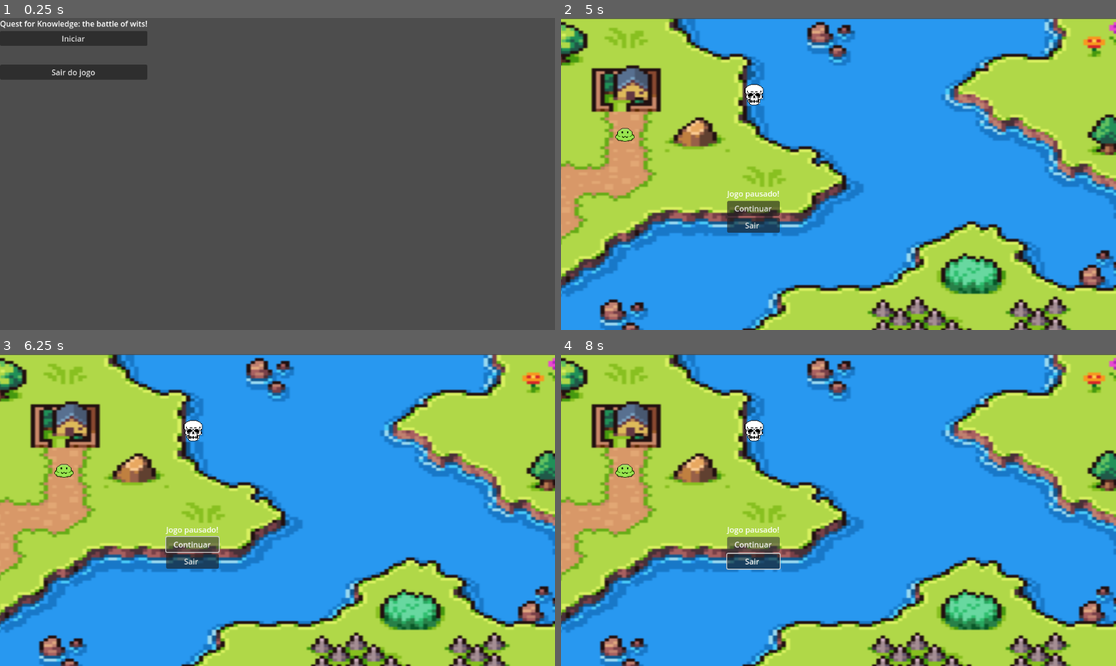
Above: before the commit, frames 1-4 (two rows, left to right).
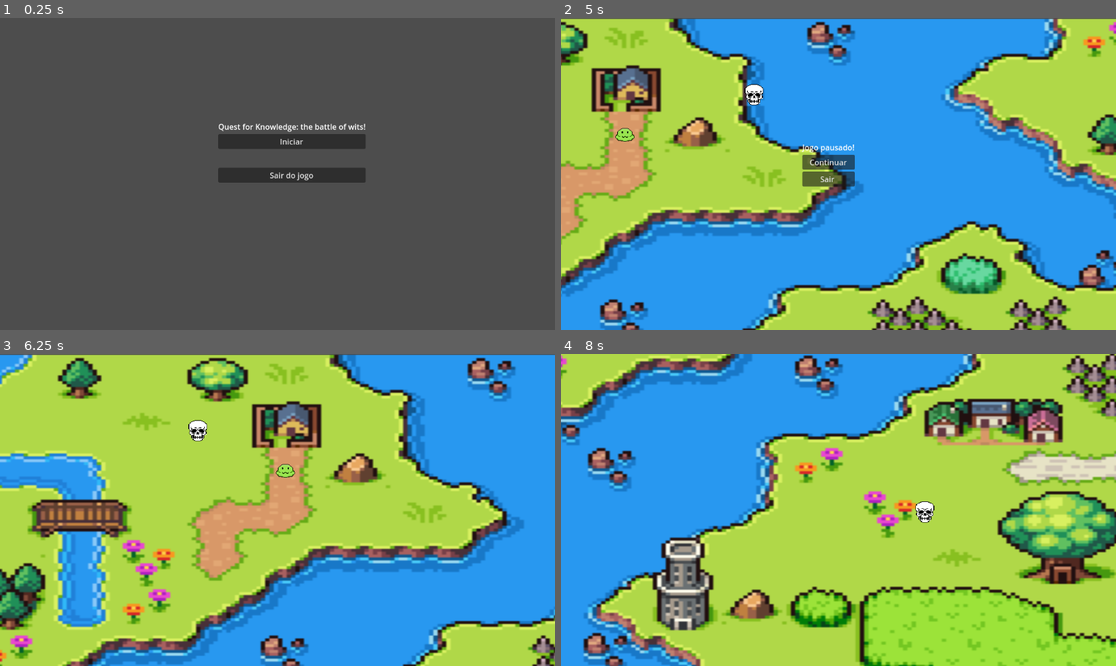
Above: after the commit, the same moments.

Repository: GuilhermeTamanini/QuestForKnowledge
Game: Godot game, scene res://scenes/menu.tscn
Same seed, same stepped clock (60 frames per second), same inputs: the game is played once before the commit and once after it.
Inputs:
- Up to frame 1 (0.25 s): no input
- Up to frame 2 (5 s): click "Iniciar" at 0.5 s; tap Enter at 1.25 s; hold Right (ui_right) 1.28-2.03 s; hold Down (ui_down) 2.03-2.78 s; hold Right (ui_right) 2.78-3.53 s; hold Up (ui_up) 3.53-4.28 s; hold Left (ui_left) from 4.28 s (still down); tap Escape (ui_cancel) at 4.9 s
- Up to frame 3 (6.25 s): release Left (ui_left) at 5 s; click "Continuar" at 5 s; hold Left (ui_left) from 5.78 s (still down)
- Up to frame 4 (8 s): release Left (ui_left) at 6.53 s; hold Down (ui_down) 6.53-7.28 s; hold Right (ui_right) from 7.28 s (still down)

The runs differ from the first frame. In frame 1, 5.5% of the frame differs, in the area x 0-66%, y 0-53%; in frame 2, 2.0%; in frame 3, 79%; in frame 4, 81%, in the area x 0-100%, y 0-100%.

Commit message:
Minor fixes on pauseMenu

Diff:
--- a/data/questions.json
+++ /dev/null
@@ -1,26 +0,0 @@
-[
-  {
-	"question": "Qual é a capital da França?",
-	"difficultyLevel": 1,
-	"option": ["Paris", "Londres", "Roma", "Berlim"],
-	"correct": 0
-  },
-  {
-	"question": "Quanto é 5 x 6?",
-	"difficultyLevel": 1,
-	"option": ["11", "20", "30", "25"],
-	"correct": 2
-  },
-  {
-	"question": "Quem escreveu 'Dom Quixote'?",
-	"difficultyLevel": 1,
-	"option": ["Machado de Assis", "Cervantes", "Camões", "Shakespeare"],
-	"correct": 1
-  },
-  {
-	"question": "Qual planeta é conhecido como planeta vermelho?",
-	"difficultyLevel": 1,
-	"option": ["Terra", "Marte", "Júpiter", "Saturno"],
-	"correct": 1
-  }
-]
--- a/scenes/menu.tscn
+++ b/scenes/menu.tscn
@@ -4,7 +4,12 @@
 
 [node name="Menu" type="Control"]
 layout_mode = 3
-anchors_preset = 0
+anchor_left = 0.393
+anchor_top = 0.331
+anchor_right = 0.5
+anchor_bottom = 1.0
+grow_horizontal = 2
+grow_vertical = 2
 script = ExtResource("1")
 
 [node name="CenterContainer" type="VBoxContainer" parent="."]
--- a/scenes/world.tscn
+++ b/scenes/world.tscn
@@ -17,11 +17,17 @@
 
 [node name="PauseMenu" type="Control" parent="PauseLayer"]
 layout_mode = 3
-anchors_preset = 0
-offset_left = -806.0
-offset_top = 81.0
-offset_right = -766.0
-offset_bottom = 121.0
+anchors_preset = 8
+anchor_left = 0.5
+anchor_top = 0.5
+anchor_right = 0.5
+anchor_bottom = 0.5
+offset_left = -20.0
+offset_top = -20.0
+offset_right = 20.0
+offset_bottom = 20.0
+grow_horizontal = 2
+grow_vertical = 2
 script = ExtResource("2_rwgxs")
 
 [node name="CenterContainer" type="CenterContainer" parent="PauseLayer/PauseMenu"]
--- a/scripts/globals/GameEnums.gd
+++ b/scripts/globals/GameEnums.gd
@@ -6,7 +6,4 @@
 
 enum MapEnum { MAP1, MAP2, MAP3, MAP4 }
 
-enum MusicEnum {
-	BATTLE,
-	OVERWORLD
-}
+enum MusicEnum { BATTLE, OVERWORLD }
--- a/scripts/managers/GlobalManager.gd
+++ b/scripts/managers/GlobalManager.gd
@@ -6,7 +6,7 @@
 var currentEnemyId: String
 var playerSprite: CharacterConfig
 var currentMap: GameEnums.MapEnum = GameEnums.MapEnum.MAP1
-var currentMapVal: int = 1
+var currentMapVal: int = 0
 var playerDefaultPosision: Vector2 = Vector2(400, 400)
 var playerPosisionBeforeLastBattle: Vector2 = playerDefaultPosision
 var bossKilled: bool = false;
--- a/scripts/managers/MusicManager.gd
+++ b/scripts/managers/MusicManager.gd
@@ -13,7 +13,7 @@
 	add_child(musicPlayer)
 	musicPlayer.bus = "Music"
 
-func playMusic(music: GameEnums.MusicEnum, loop: bool = true):
+func playMusic(music: GameEnums.MusicEnum):
 	var stream = MUSICS_PATH.get(music, null)
 	if stream == null:
 		push_warning("Music not found: %s" % music)
--- a/scripts/scenes/MainMenu.gd
+++ b/scripts/scenes/MainMenu.gd
@@ -1,6 +1,5 @@
 extends Control
 
-@onready var startButton: Button = $CenterContainer/StartButton
 @onready var continueButton: Button = $CenterContainer/ContinueButton
 @onready var quitButton: Button = $CenterContainer/QuitButton
 
--- a/scripts/scenes/World.gd
+++ b/scripts/scenes/World.gd
@@ -7,13 +7,8 @@
 @onready var quitButton: Button = $PauseLayer/PauseMenu/CenterContainer/VBoxContainer/QuitButton
 
 func _ready() -> void:
-	if GlobalManager.bossKilled:
-		var portalNode: Resource = load("res://scenes/entities/portalscene.tscn")
-		add_child(portalNode.instantiate())
-
 	map.texture = load(GlobalHelper.getCurrentMapSprite());
 
-	createMapBorders()
 	var playerScene = load("res://scenes/entities/player.tscn")
 	var player: IPlayer = playerScene.instantiate()
 	var characterCfg: CharacterConfig = load("res://characters/Test.tres")
@@ -25,8 +20,6 @@
 	GlobalManager.currentPlayer = player
 
 	# without player position it doesn't appears - need fix
-	pauseMenu.position = GlobalManager.currentPlayer.global_position
-
 	var camera = Camera2D.new()
 	player.add_child(camera)
 	camera.position = Vector2.ZERO
@@ -35,10 +28,15 @@
 	camera.position_smoothing_speed = 5.0
 	camera.zoom = Vector2(0.5, 0.5)
 	setCameraLimits(camera)
-
-	EnemyManager.instantiateEnemies(self)
+	createMapBorders()
 
 	MusicManager.playMusic(GameEnums.MusicEnum.OVERWORLD)
+
+	if GlobalManager.bossKilled:
+		var portalNode: Resource = load("res://scenes/entities/portalscene.tscn")
+		add_child(portalNode.instantiate())
+	else:
+		EnemyManager.instantiateEnemies(self)
 
 func makeWall(pos: Vector2, size: Vector2) -> StaticBody2D:
 	var wall = StaticBody2D.new()
@@ -56,10 +54,10 @@
 	var scaledSize = mapSize * mapScale
 	var thickness = 20
 
-	add_child(makeWall(Vector2(scaledSize.x / 2, -thickness / 2), Vector2(scaledSize.x, thickness))) # Up
-	add_child(makeWall(Vector2(scaledSize.x / 2, scaledSize.y + thickness / 2), Vector2(scaledSize.x, thickness))) # Down
-	add_child(makeWall(Vector2(-thickness / 2, scaledSize.y / 2), Vector2(thickness, scaledSize.y))) # Left
-	add_child(makeWall(Vector2(scaledSize.x + thickness / 2, scaledSize.y / 2) + Vector2(15, 15), Vector2(thickness, scaledSize.y))) # Right
+	add_child(makeWall(Vector2(scaledSize.x / 2.0, -thickness / 2.0), Vector2(scaledSize.x, thickness))) # Up
+	add_child(makeWall(Vector2(scaledSize.x / 2.0, scaledSize.y + thickness / 2.0), Vector2(scaledSize.x, thickness))) # Down
+	add_child(makeWall(Vector2(-thickness / 2.0, scaledSize.y / 2.0), Vector2(thickness, scaledSize.y))) # Left
+	add_child(makeWall(Vector2(scaledSize.x + thickness / 2.0, scaledSize.y / 2.0) + Vector2(15, 15), Vector2(thickness, scaledSize.y))) # Right
 
 func setCameraLimits(camera: Camera2D) -> void:
 	camera.limit_left = -800
--- a/scripts/scenes/entities/Player.gd
+++ b/scripts/scenes/entities/Player.gd
@@ -18,9 +18,9 @@
 
 	if spriteNode and config.sprite:
 		spriteNode.texture = config.sprite
-		_normalizeSprite(spriteNode)
+		_normalizeSprite()
 
-func _normalizeSprite(spriteNode: Sprite2D) -> void:
+func _normalizeSprite() -> void:
 	var textureSize = spriteNode.texture.get_size()
 	if textureSize == Vector2.ZERO:
 		return
@@ -35,7 +35,7 @@
 
 	add_child(collision)
 
-func _physics_process(delta):
+func _physics_process(_delta):
 	handle_input()
 	velocity = vel
 	move_and_slide()
--- a/scripts/scenes/pauseMenu.gd
+++ b/scripts/scenes/pauseMenu.gd
@@ -1,14 +1,26 @@
 extends Control
+
+@onready var colorRect = $ColorRect
+@onready var continueButton = $CenterContainer/VBoxContainer/ContinueButton
+@onready var quitButton = $CenterContainer/VBoxContainer/QuitButton
 
 func _ready():
 	process_mode = Node.PROCESS_MODE_ALWAYS
 	visible = false
-	get_tree().paused = false
 
-func _togglePause():
+	continueButton.pressed.connect(onContinuePressed)
+	quitButton.pressed.connect(onQuitPressed)
+
+func _unhandled_input(event):
+	if event.is_action_pressed("ui_cancel"):
+		togglePause()
+
+func togglePause():
 	get_tree().paused = not get_tree().paused
 	visible = get_tree().paused
 
-func _input(event):
-	if event.is_action_pressed("ui_cancel"):
-		_togglePause()
+func onContinuePressed():
+	togglePause()
+
+func onQuitPressed():
+	get_tree().quit()
